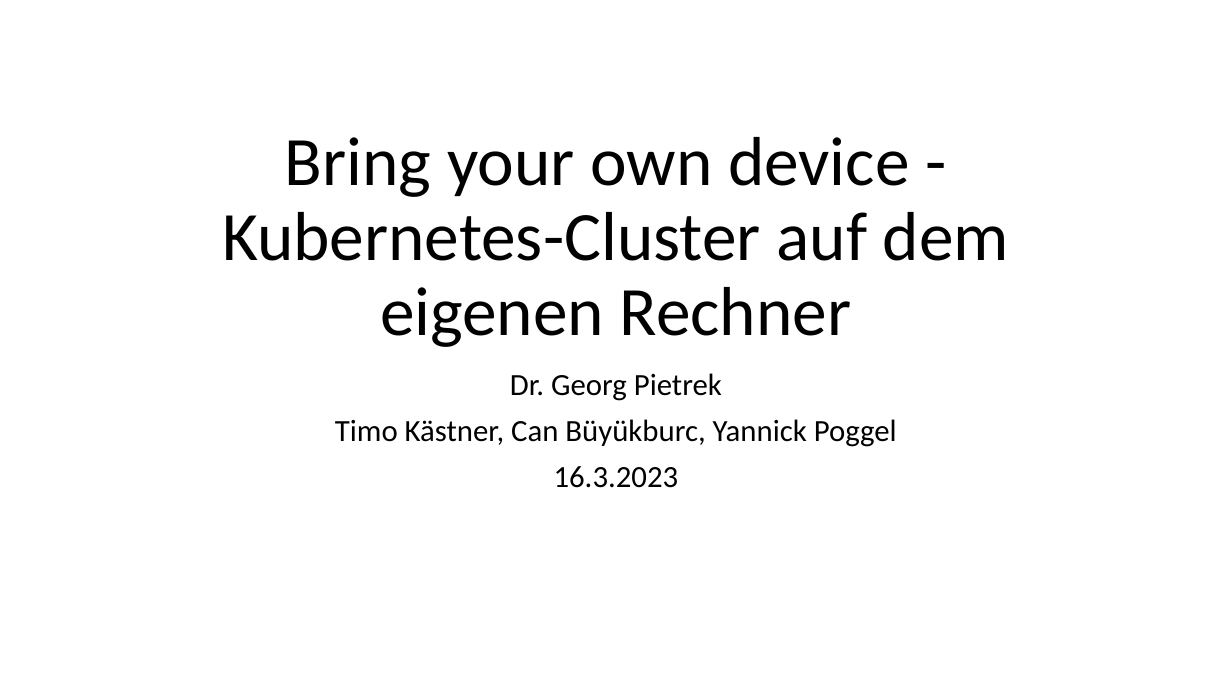
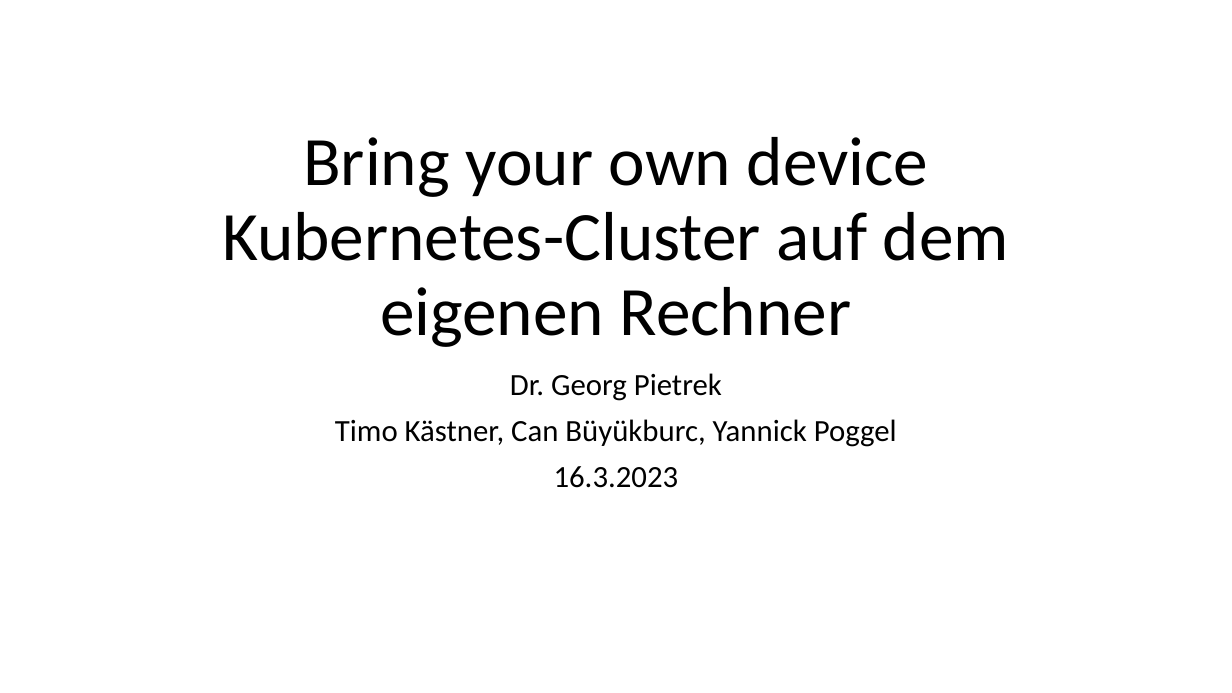
Before and after one commit to igeldo/PR4-SoSe23, a slide deck: slide 1 of sample/kubernetes/Bring your own device - Teil 2.pptx. Drawn at 1232x693 pixels with LibreOffice and Linux fonts; fonts in the diff are those of the drawing. Boxes give left, top, right and bottom in pixels: in the first picture for what was removed or moved away, otherwise in the second. Text is boxed around its words. In the diff, an @@ line names an element or a change of style, - is before the commit and + after.

```diff
--- a/sample/kubernetes/Bring your own device - Teil 2.pptx
+++ b/sample/kubernetes/Bring your own device - Teil 2.pptx
@@ title at (222,137,1009,347): text changed @@
-Bring your own device -
-Kubernetes-Cluster auf dem eigenen Rechner
+Bring your own device
+Kubernetes-Cluster auf dem eigenen Rechner
```
Also in this commit, not shown: 6 other slides changed, 9 slides added, 2 other files.
